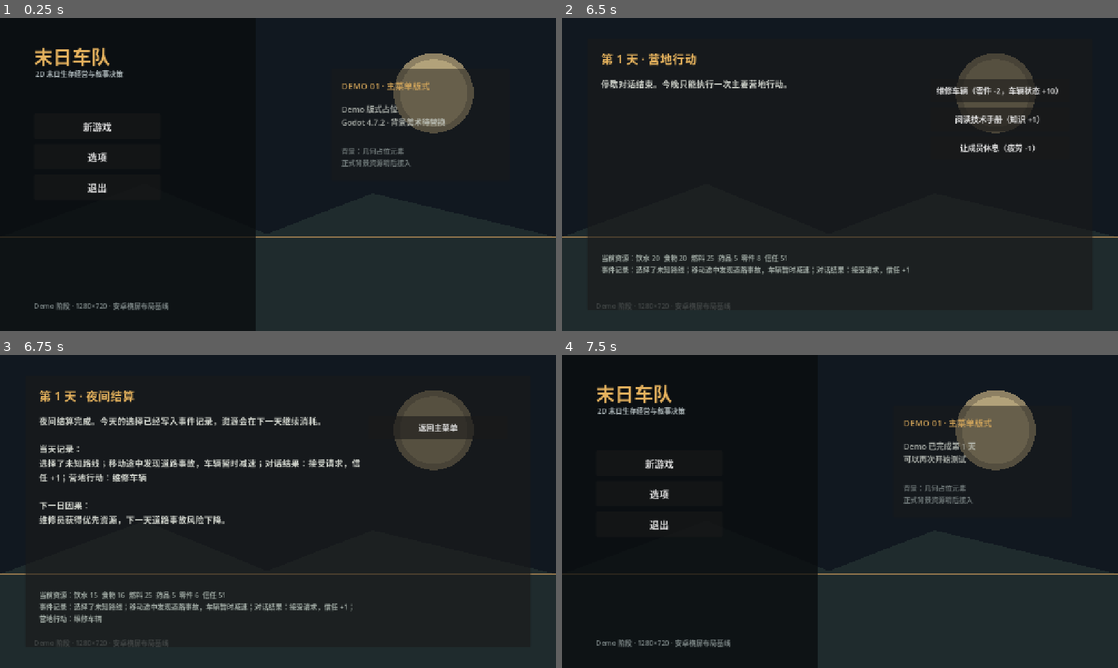
Above: before the commit, frames 1-4 (two rows, left to right).
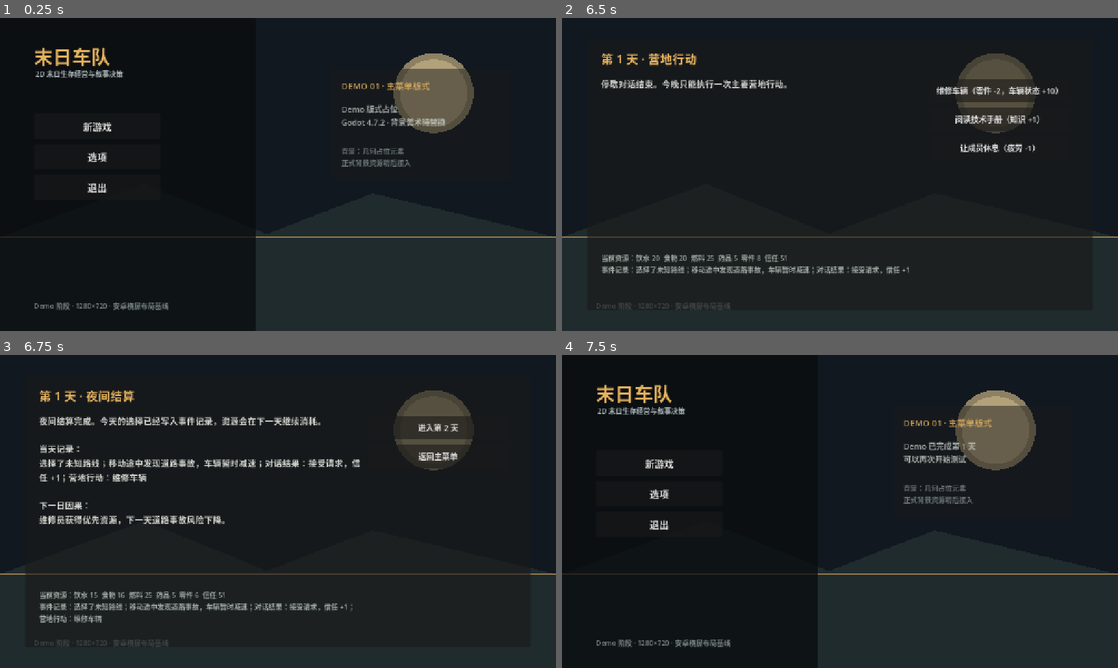
Above: after the commit, the same moments.

Repository: KaiKai306/doomsday-convoy-game
Game: Godot game, scene res://scenes/main.tscn
Two runs of this game, one before a commit and one after it. Both use one fixed random seed, a clock stepped at 60 frames per second and the inputs below.
Inputs:
- Up to frame 1 (0.25 s): no input
- Up to frame 2 (6.5 s): click "新游戏" at 0.5 s; click "确认早晨准备" at 1.25 s; click "安全路线（燃料 -4）" at 2 s; click "资源路线（燃料 -6）" at 2.75 s; click "未知路线（燃料 -5）" at 3.5 s; click "确认出发" at 4.25 s; click "继续前进" at 5 s; click "接受请求（零件 -2，信任 +1）" at 5.75 s
- Up to frame 3 (6.75 s): click "维修车辆（零件 -2，车辆状态 +10）" at 6.5 s
- Up to frame 4 (7.5 s): click "返回主菜单" at 7.25 s

Frames 1-2 are identical in both runs. In frame 3, 0.9% of the frame differs, in the area x 71-85%, y 22-37%; in frame 4, nothing differs.

Commit message:
feat: advance demo into second day

Diff:
--- a/data/demo_content.json
+++ b/data/demo_content.json
@@ -39,6 +39,35 @@
       "result": "可能获得资源路线线索"
     }
   ],
+  "follow_up_transactions": {
+    "accepted": {
+      "id": "repair_follow_up_success",
+      "speaker": "维修",
+      "need": "确认车辆状态",
+      "goal": "检查优先维修结果",
+      "urgency": "低",
+      "deadline": "今日夜间",
+      "result": "道路事故风险下降，维修员信任提高"
+    },
+    "refused": {
+      "id": "repair_follow_up_conflict",
+      "speaker": "维修",
+      "need": "解释资源分配",
+      "goal": "要求重新讨论零件分配",
+      "urgency": "高",
+      "deadline": "下一次停歇",
+      "result": "道路事故风险上升，冲突事务持续"
+    },
+    "deferred": {
+      "id": "repair_follow_up_deferred",
+      "speaker": "维修",
+      "need": "等待零件",
+      "goal": "再次提出维修请求",
+      "urgency": "中",
+      "deadline": "今日营地行动前",
+      "result": "维修请求继续保留"
+    }
+  },
   "routes": {
     "安全路线": {"fuel_cost": 4},
     "资源路线": {"fuel_cost": 6},
--- a/src/core/day_loop.gd
+++ b/src/core/day_loop.gd
@@ -18,7 +18,7 @@
 	state.reset(content.initial_resources(), content.initial_trust())
 	route_choice = "安全路线"
 	event_log.clear()
-	daily_transactions = content.morning_transactions()
+	daily_transactions = content.morning_transactions_for_day(state.day, state.world_facts)
 	next_day_effects.clear()
 
 func transaction_summary() -> String:
@@ -45,7 +45,11 @@
 	state.set_phase(GameState.Phase.TRAVEL)
 
 func resolve_travel_event() -> void:
-	_add_event("移动途中发现道路事故，车辆暂时减速")
+	var accident_modifier := int(state.world_facts.get("road_accident_modifier", 0))
+	if accident_modifier < 0:
+		_add_event("车辆维护生效，移动途中未发生道路事故")
+	else:
+		_add_event("移动途中发现道路事故，车辆暂时减速")
 	state.set_phase(GameState.Phase.REST_STOP)
 
 func resolve_dialogue(result: String, parts_cost: int, trust_change: int) -> void:
@@ -59,6 +63,12 @@
 	if next_day_effects.is_empty():
 		return "下一天暂无额外因果。"
 	return "\n".join(next_day_effects)
+
+func advance_to_next_day() -> void:
+	state.advance_day()
+	daily_transactions = content.morning_transactions_for_day(state.day, state.world_facts)
+	next_day_effects.clear()
+	state.set_phase(GameState.Phase.MORNING)
 
 func perform_camp_action(action_name: String, parts_cost: int) -> void:
 	_consume_resource("parts", parts_cost)
--- a/src/core/demo_content.gd
+++ b/src/core/demo_content.gd
@@ -45,6 +45,15 @@
 func morning_transactions() -> Array:
 	return data.get("morning_transactions", []).duplicate(true)
 
+func morning_transactions_for_day(day: int, world_facts: Dictionary) -> Array:
+	if day <= 1:
+		return morning_transactions()
+	var key := str(world_facts.get("repair_priority", "deferred"))
+	var follow_up: Dictionary = data.get("follow_up_transactions", {}).get(key, {})
+	if follow_up.is_empty():
+		return morning_transactions()
+	return [follow_up.duplicate(true)]
+
 func route_fuel_cost(route_name: String) -> int:
 	var route: Dictionary = data.get("routes", {}).get(route_name, {})
 	return int(route.get("fuel_cost", 0))
--- a/src/ui/day_demo.gd
+++ b/src/ui/day_demo.gd
@@ -48,6 +48,7 @@
 			_add_action("让成员休息（疲劳 -1）", func(): _camp_action("让成员休息", 0))
 		GameState.Phase.NIGHT_SETTLEMENT:
 			phase_body.text = "夜间结算完成。今天的选择已经写入事件记录，资源会在下一天继续消耗。\n\n当天记录：\n%s\n\n下一日因果：\n%s" % [day_loop.event_log_text(), day_loop.next_day_effects_text()]
+			_add_action("进入第 %d 天" % (game_state.day + 1), func(): _advance_day())
 			_add_action("返回主菜单", func(): return_to_menu.emit())
 
 func _choose_route(route_name: String) -> void:
@@ -70,6 +71,10 @@
 	day_loop.perform_camp_action(action_name, parts_cost)
 	_show_phase(GameState.Phase.NIGHT_SETTLEMENT)
 
+func _advance_day() -> void:
+	day_loop.advance_to_next_day()
+	_show_phase(GameState.Phase.MORNING)
+
 func _clear_actions() -> void:
 	for child in phase_actions.get_children():
 		child.queue_free()
--- a/tests/run_day_loop_test.gd
+++ b/tests/run_day_loop_test.gd
@@ -32,6 +32,16 @@
 	_check(state.world_facts["road_accident_modifier"] == -1, "接受请求降低下一日道路事故风险")
 	_check(loop.next_day_effects_text().contains("下降"), "夜间结算生成下一日因果")
 
+	loop.advance_to_next_day()
+	_check(state.day == 2, "夜间结算后进入第 2 天")
+	_check(state.phase == GameState.Phase.MORNING, "第 2 天从早晨阶段开始")
+	_check(loop.daily_transactions.size() == 1, "第 2 天生成一条后续事务")
+	_check(loop.daily_transactions[0].get("id") == "repair_follow_up_success", "接受请求生成对应后续事务")
+	loop.choose_route("安全路线")
+	loop.start_travel()
+	loop.resolve_travel_event()
+	_check(loop.event_log.back().contains("未发生道路事故"), "接受请求降低下一日道路事故结果")
+
 	loop.perform_camp_action("维修车辆", 2)
 	_check(state.phase == GameState.Phase.NIGHT_SETTLEMENT, "营地行动后进入夜间结算")
 	_check(state.resources["water"] == 15, "营地行动消耗饮水")
@@ -45,7 +55,7 @@
 	_check(state.resources["water"] == 0, "资源不会扣成负数：饮水")
 	_check(state.resources["food"] == 0, "资源不会扣成负数：食物")
 	_check(state.resources["parts"] == 0, "资源不会扣成负数：零件")
-	_check(loop.event_log.size() == 5, "事件日志记录路线、突发、对话和两次行动")
+	_check(loop.event_log.size() == 7, "事件日志记录两天路线、突发、对话和两次行动")
 
 	if _failures == 0:
 		print("DAY_LOOP_TEST_PASS")
Not shown, changed: .docs/开发/05_开发进度交接.md
